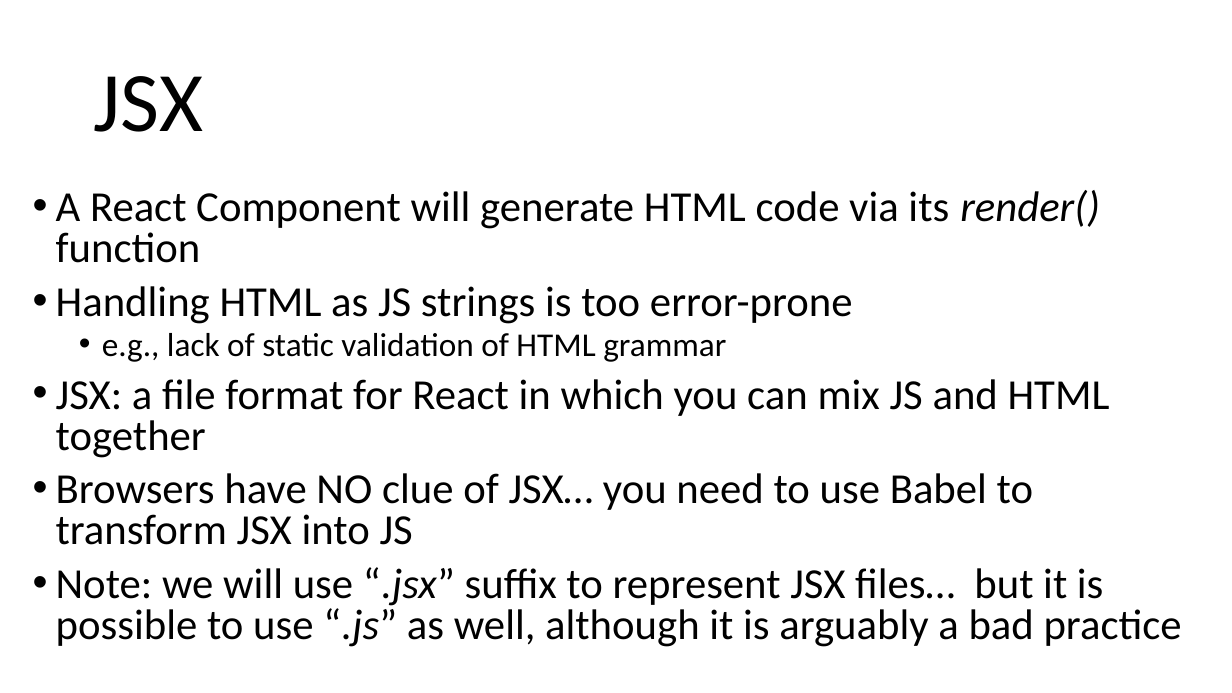
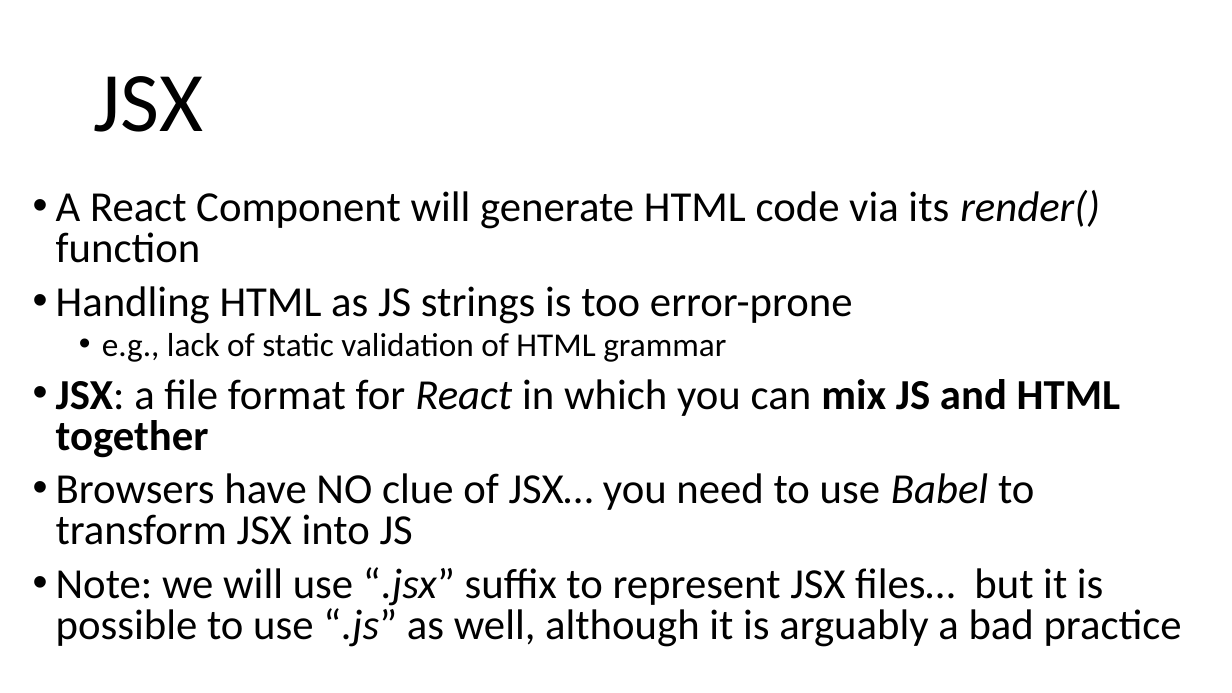
Before and after one commit to arcuri82/web_development_and_api_design, a slide deck: slide 11 of docs/slides/lesson_03.pptx. Drawn at 1232x693 pixels with LibreOffice and Linux fonts; fonts in the diff are those of the drawing. Boxes give left, top, right and bottom in pixels: in the first picture for what was removed or moved away, otherwise in the second. Text is boxed around its words. In the diff, an @@ line names an element or a change of style, - is before the commit and + after.

```diff
--- a/docs/slides/lesson_03.pptx
+++ b/docs/slides/lesson_03.pptx
@@ text at (56,379,1121,545): bold on in "JSX: mix JS and HTML together"; italic on in "React", "Babel" @@
```
Also in this commit, not shown: 2 other slides changed, 4 slides added, 1 other file.
